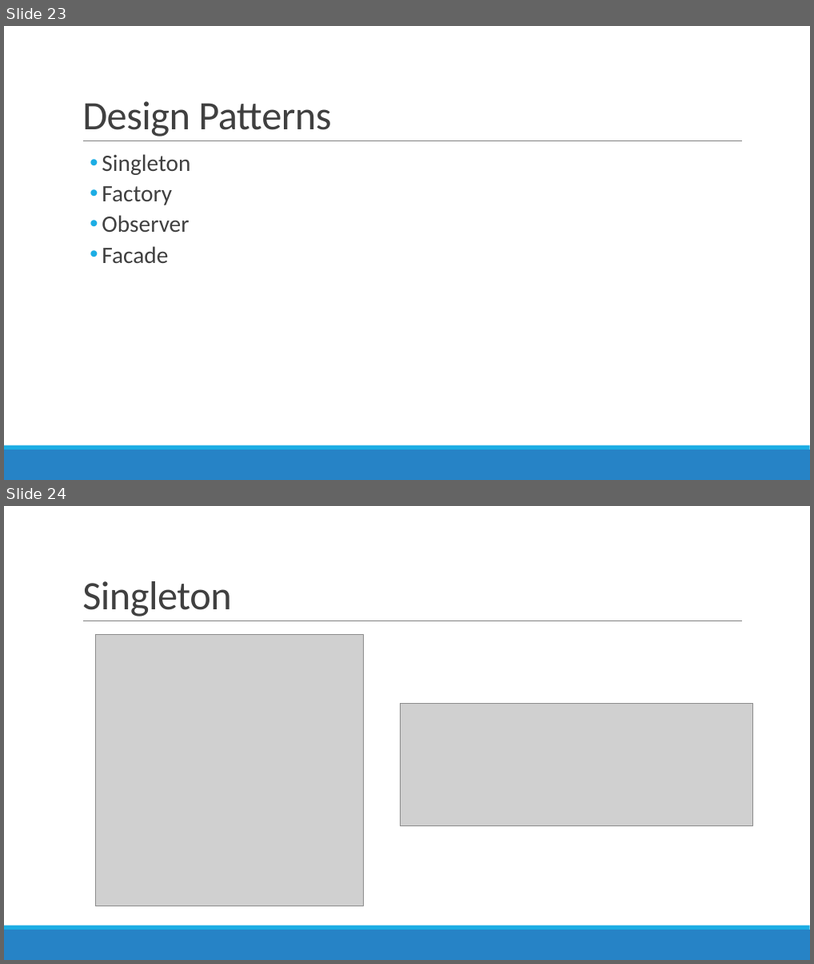
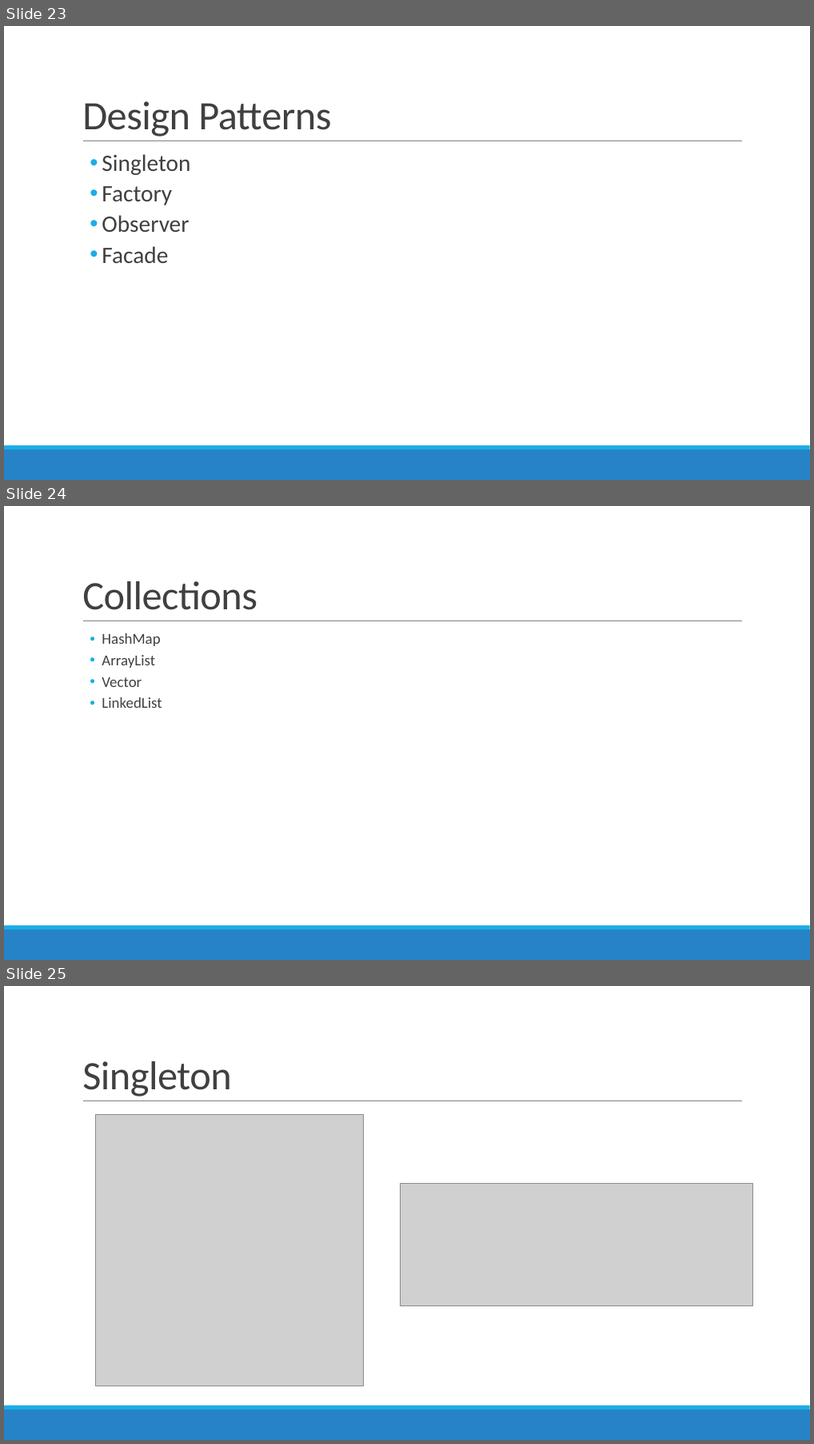
Before and after one commit to atrifan/shield_training, a slide deck: Java Training – Part 1.pptx. Shown one above the other, each under a label of ours: slides 23 and 24 before the commit, slides 23, 24 and 25 after it. The pictures are 814x964 and 814x1444 pixels, drawn with LibreOffice and Linux fonts; fonts in the diff are those of the drawing; grey boxes stand for pictures. Boxes give left, top, right and bottom in pixels: in the first picture for what was removed or moved away, otherwise in the second. Text is boxed around its words. In the diff, an @@ line names an element or a change of style, - is before the commit and + after.

Commit message:
update presentation

```diff
--- a/Java Training – Part 1.pptx
+++ b/Java Training – Part 1.pptx
@@ slide 24 added at (4, 506, 810, 960), background #FFFFFF; not listed: 3 template elements that a slide beside it also shows @@
@@ title added at (82, 581, 258, 610), 48 pt, text #404040 @@
+Collections
@@ text added at (102, 633, 162, 708), 18 pt, text #404040 @@
+  • HashMap
+  • ArrayList
+  • Vector
+  • LinkedList
@@ what was slide 24 is now slide 25 @@
```
